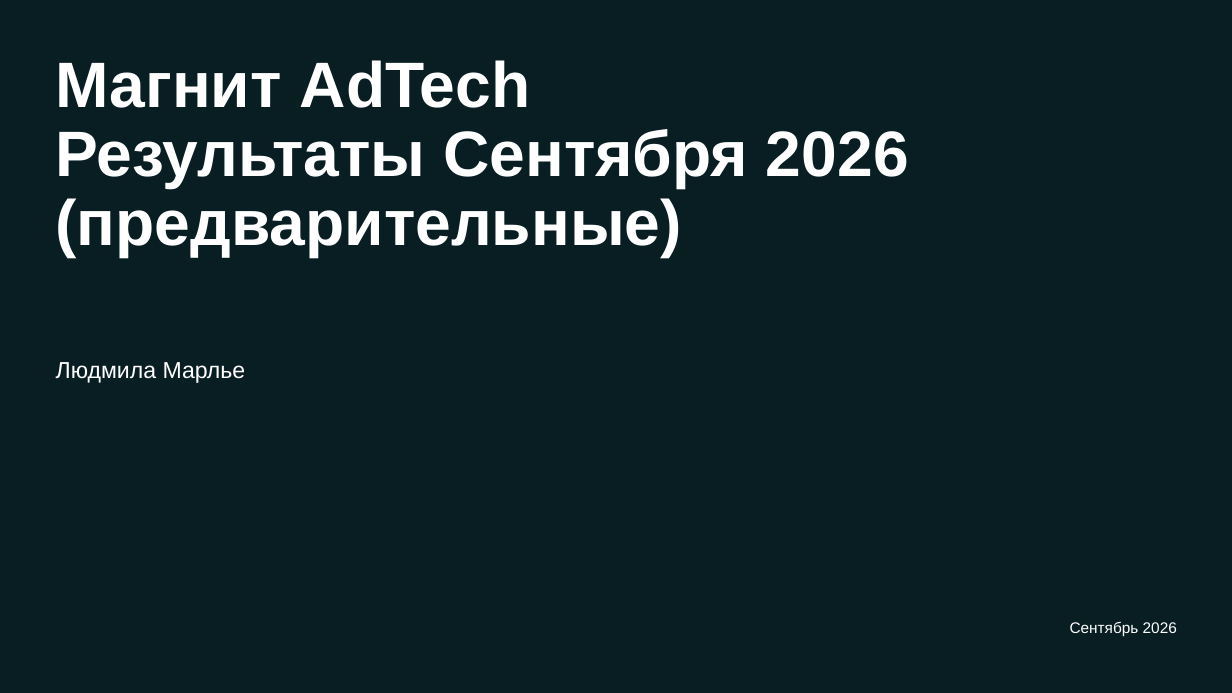
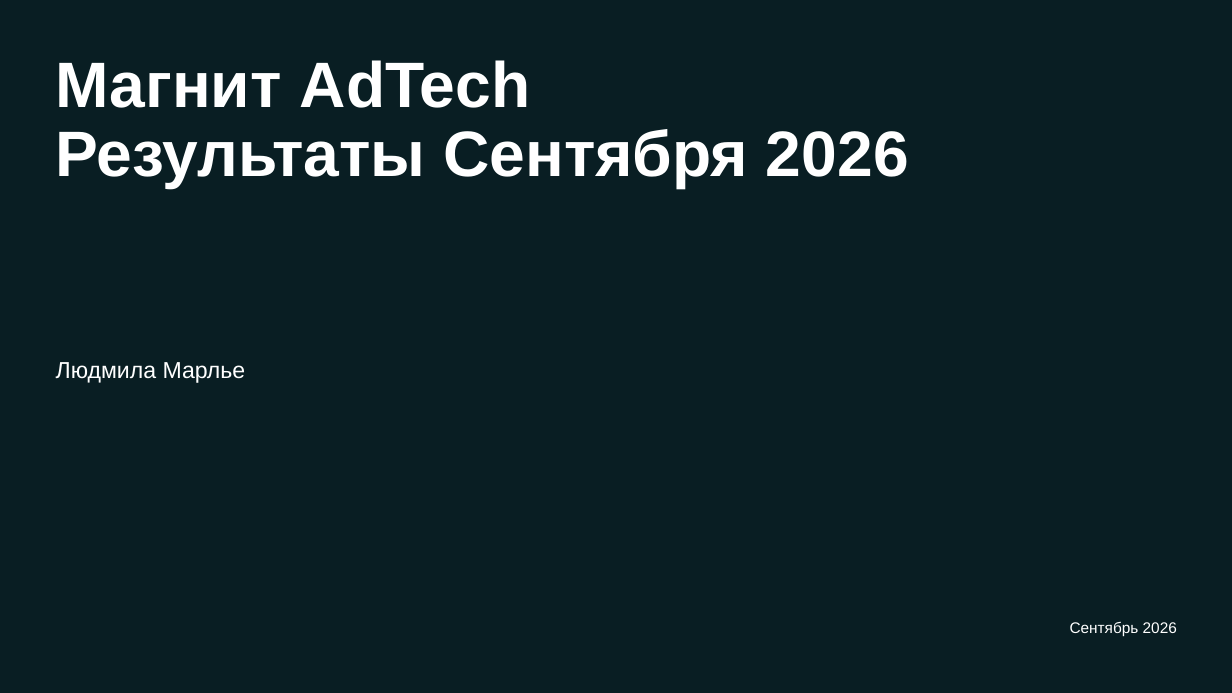
Before and after one commit to DenisMagnit/1, a slide deck: slide 1 of AdTech_MBR_September_prelim.pptx. Drawn at 1232x693 pixels with LibreOffice and Linux fonts; fonts in the diff are those of the drawing; background and template pictures are left out. Boxes give left, top, right and bottom in pixels: in the first picture for what was removed or moved away, otherwise in the second. Text is boxed around its words. In the diff, an @@ line names an element or a change of style, - is before the commit and + after.

```diff
--- a/AdTech_MBR_September_prelim.pptx
+++ b/AdTech_MBR_September_prelim.pptx
@@ text at bbox=[56, 129, 909, 188]: text changed @@
-Результаты Сентября 2026 (предварительные)
+Результаты Сентября 2026
```
Also in this commit, not shown: 6 other slides changed.
